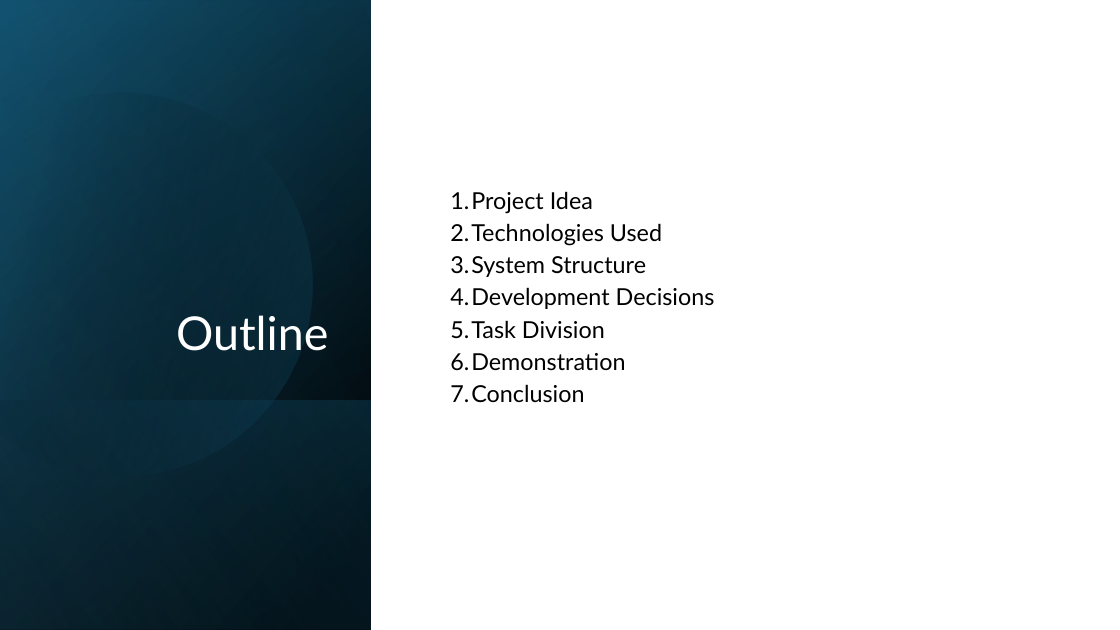
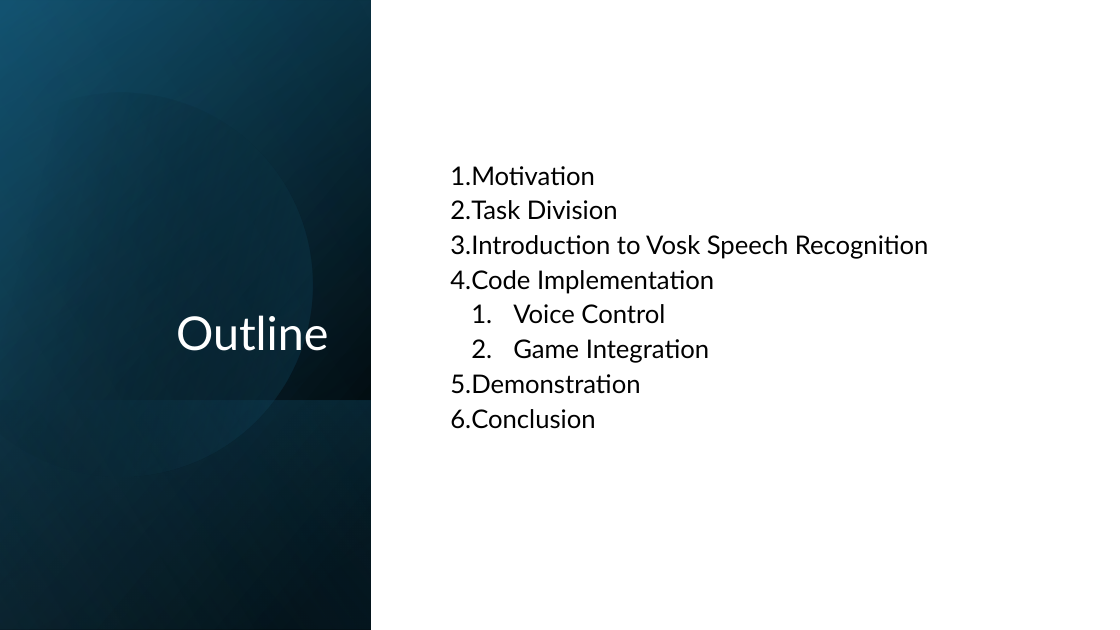
Before and after one commit to K1-mbf/Scibio_final_project, a slide deck: slide 2 of presentation.pptx. Drawn at 1120x630 pixels with LibreOffice and Linux fonts; fonts in the diff are those of the drawing. Boxes give left, top, right and bottom in pixels: in the first picture for what was removed or moved away, otherwise in the second. Text is boxed around its words. In the diff, an @@ line names an element or a change of style, - is before the commit and + after.

```diff
--- a/presentation.pptx
+++ b/presentation.pptx
@@ text at <box>450,166,595,186</box>: text changed; size 20 to 22 pt @@
-1. Project Idea
-2. Technologies Used
-3. System Structure
-4. Development Decisions
+1. Motivation
@@ text at <box>450,200,640,429</box>: size 20 to 22 pt in "Task Division", "Demonstration", "Conclusion" @@
@@ text at <box>450,235,929,363</box>: paragraphs added @@
+3. Introduction to Vosk Speech Recognition
+4. Code Implementation
+  1. Voice Control
+  2. Game Integration
```
Also in this commit, not shown: 4 other slides changed, 5 slides added, 2 slides removed.
